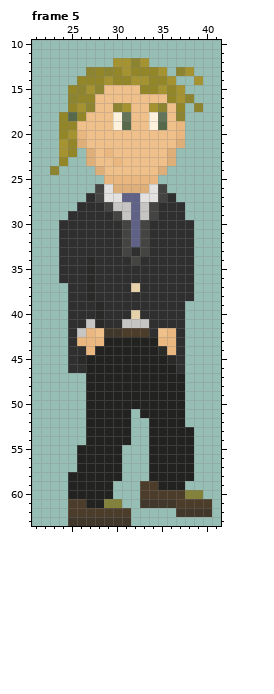
Two versions of one pixel-art file, Assets/art/MainCharacters/AandR/AnRWalkR.aseprite. This is how it looked before the edit.
64x64 pixels, 5 frames. Colours within 5 levels of each other are drawn and written as one. Shown: frame 5: x 21..41, y 10..63. The commit also changed other frames, which this record leaves out.
After the commit:
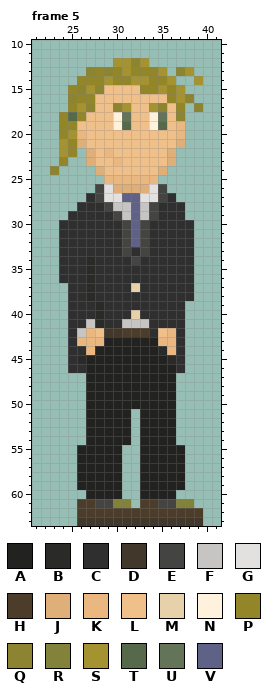
Palette (. is transparent): A #222221  B #2a2a29  C #2f2f2f  D #41372b  E #444542  F #c6c5c3  G #e3e1df  H #4c3d2a  J #deaf79  K #e9b77f  L #f0c08b  M #e7d1ab  N #fef2dc  P #928629  Q #8c8430  R #83823a  S #a59331  T #56694a  U #637458  V #5f6186
What changed:
Frame 5:
y 47..51: x 37 A -> .
y 52: x 33 . -> A; x 37 A -> .
y 53..54: x 33 . -> A; x 37..38 AA -> ..
y 55..57: x 33 . -> A; x 38 A -> .
y 58: x 25 A -> .; x 33 . -> A; x 38 A -> .
y 59: x 25 A -> .; x 30 . -> A; x 33..34 HH -> AA
y 60: x 25..26 AA -> ..; x 30 . -> A; x 33..39 HHHHHRR -> AAAA...
y 61: x 25 H -> .; x 27..29 AAR -> HEE; x 31 . -> R; x 33..40 DDDDHHHH -> HHEERR..
y 62: x 25 H -> .; x 32..40 .....DDDD -> HHHHHHHH.
y 63: x 25 D -> .; x 32..39 ........ -> DDDDDDDD
Boxes around the changes in both pictures, in picture pixels (x1, y1, x2, y2):
changed: (68, 373, 212, 526)
